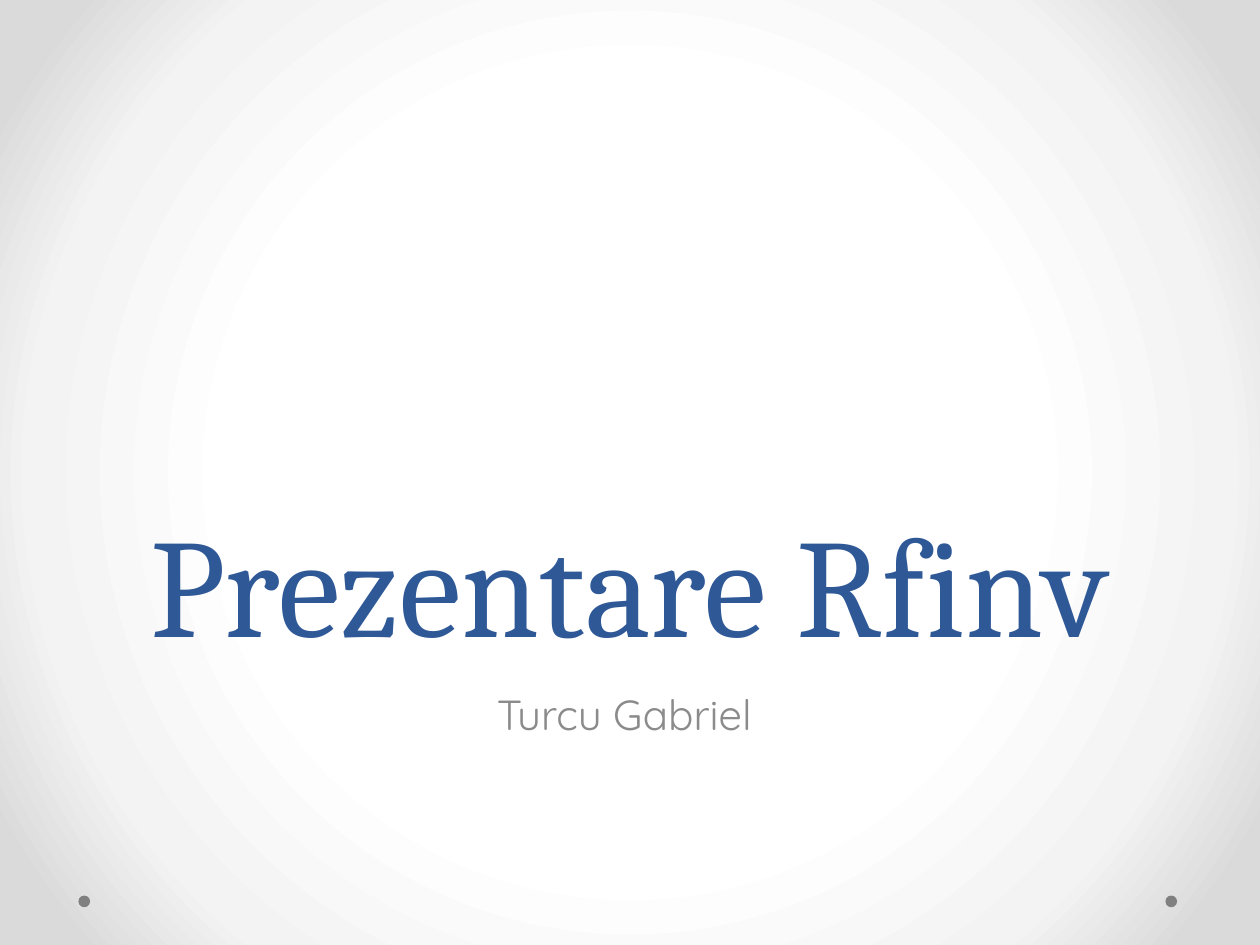
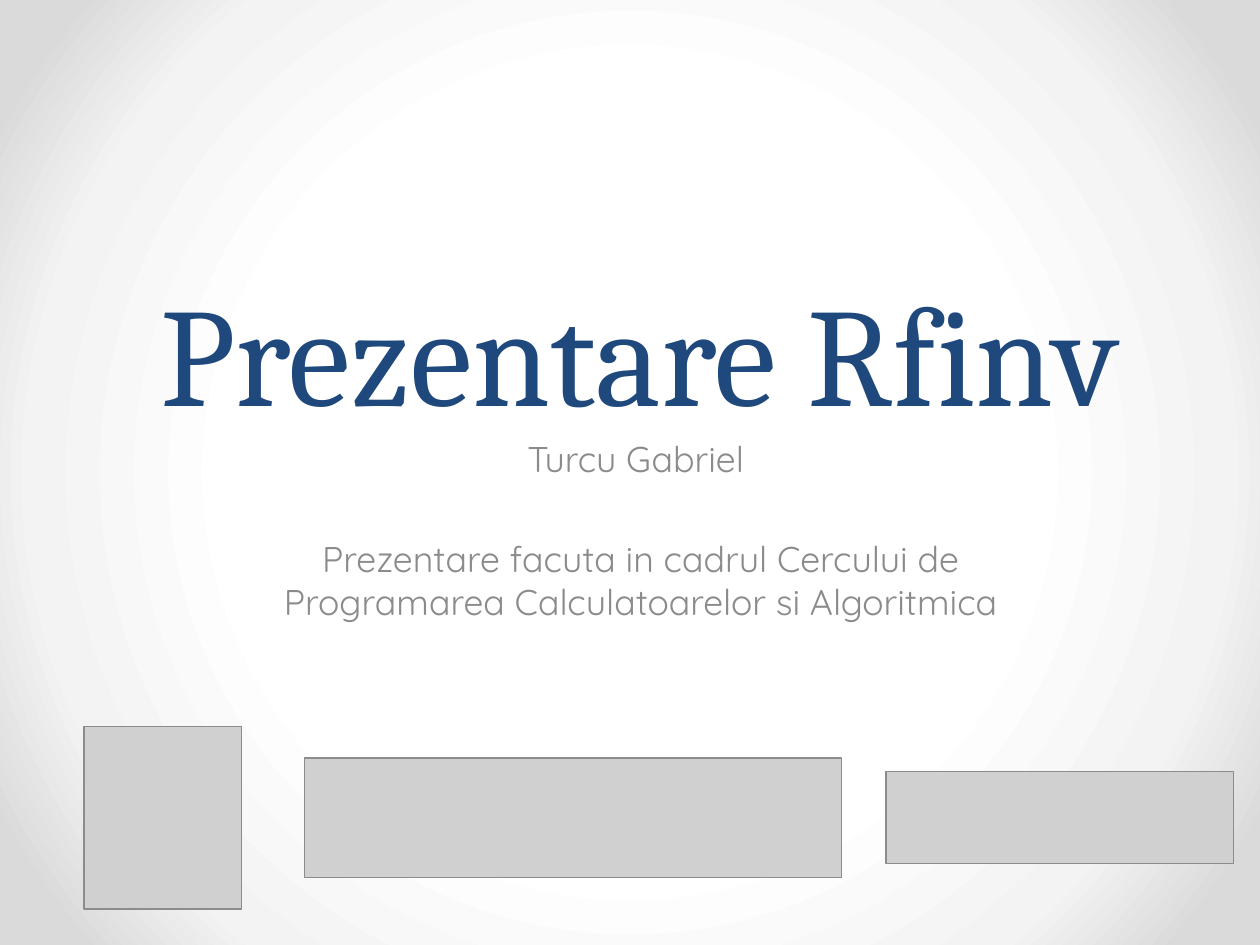
Before and after one commit to MickeyGT/Free-work-stuff, a slide deck: slide 1 of Presented-Problems/Turcu Gabriel - Rfinv.pptx. Drawn at 1260x945 pixels with LibreOffice and Linux fonts; fonts in the diff are those of the drawing; grey boxes stand for pictures. Boxes give left, top, right and bottom in pixels: in the first picture for what was removed or moved away, otherwise in the second. Text is boxed around its words. In the diff, an @@ line names an element or a change of style, - is before the commit and + after.

```diff
--- a/Presented-Problems/Turcu Gabriel - Rfinv.pptx
+++ b/Presented-Problems/Turcu Gabriel - Rfinv.pptx
@@ title "Prezentare Rfinv": place and size @@
-title "Prezentare Rfinv" at [150, 537, 1109, 639]
+title "Prezentare Rfinv" at [161, 306, 1119, 408]
@@ title "Prezentare Rfinv" at [161, 306, 1119, 408]: text colour #2F5897 to #1F497D @@
@@ subtitle "Turcu Gabriel": place and size @@
-subtitle "Turcu Gabriel" at [497, 699, 752, 731]
+subtitle "Turcu Gabriel" at [284, 446, 997, 622]
@@ subtitle at [527, 446, 744, 473]: size 24 to 20.4 pt in "Turcu Gabriel" @@
@@ subtitle at [284, 546, 997, 622]: paragraph added @@
+Prezentare facuta in cadrul Cercului de Programarea Calculatoarelor si Algoritmica
@@ picture added at [84, 727, 242, 910] @@
@@ picture added at [305, 759, 842, 878] @@
@@ picture added at [886, 771, 1234, 863] @@
@@ ellipse removed at [78, 896, 89, 907] @@
@@ ellipse removed at [1166, 896, 1177, 907] @@
```
Also in this commit, not shown: 7 other slides changed, 3 slides added, 4 other files.
